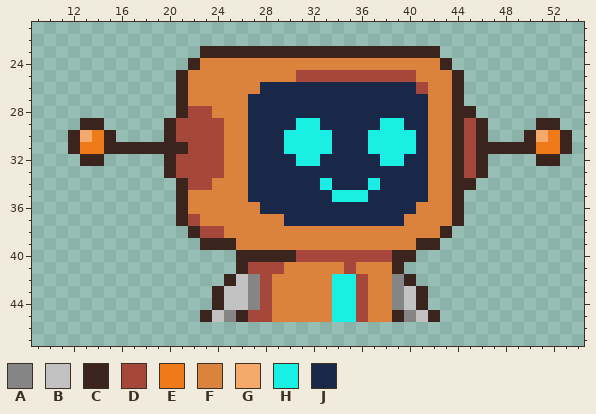
One commit to this pixel-art sprite: P2 - Gruppe 5/Assets/Sprites/Robots/Bots_Portraits/BOTS_Portraits_Sam.png. Above, as it was before the edit.
The file is 64x64 pixels. Shown: x 9..54, y 21..47.
Palette (. is transparent): A #858585  B #c2c2c2  C #3a241d  D #a5483b  E #ef7a1a  F #db823d  G #f5a96b  H #1aefe3  J #192848
Pixels before, first column x 12:
23 ...........CCCCCCCCCCCCCCCCCCCC...........
24 ..........CFFFFFFFFFFFFFFFFFFFFC..........
25 .........CFFFFFFFFFDDDDDDDDDDFFFC.........
26 .........CFFFFFFJJJJJJJJJJJJJDFFC.........
27 .........CFFFFFJJJJJJJJJJJJJJJFFC.........
28 .........CDDFFFJJJJJJJJJJJJJJJFFCC........
29 .CC.....CDDDDFFJJJJHHJJJJJHHJJFFCDC....CC.
30 CGEC....CDDDDFFJJJHHHHJJJHHHHJFFCDC...CGEC
31 CEECCCCCCCDDDFFJJJHHHHJJJHHHHJFFCDCCCCCEEC
32 .CC.....CDDDDFFJJJJHHJJJJJHHJJFFCDC....CC.
33 ........CDDDDFFJJJJJJJJJJJJJJJFFCDC.......
34 .........CDDFFFJJJJJJHJJJHJJJJFFCC........
35 .........CFFFFFJJJJJJJHHHJJJJJFFC.........
36 .........CFFFFFFJJJJJJJJJJJJJFFFC.........
37 .........CDFFFFFFFJJJJJJJJJJFFFFC.........
38 ..........CDDFFFFFFFFFFFFFFFFFFC..........
39 ...........CCCFFFFFFFFFFFFFFFCC...........
40 ..............CCCCCDDDDDDDDCC.............
41 ..............CDDDFFFFFDFFFC..............
42 .............CBADFFFFFHHDFFAC.............
43 ............CBBADFFFFFHHDFFABC............
44 ............CBBADFFFFFHHDFFABC............
45 ...........CBACDDFFFFFHHDFFCABC...........
And afterwards:
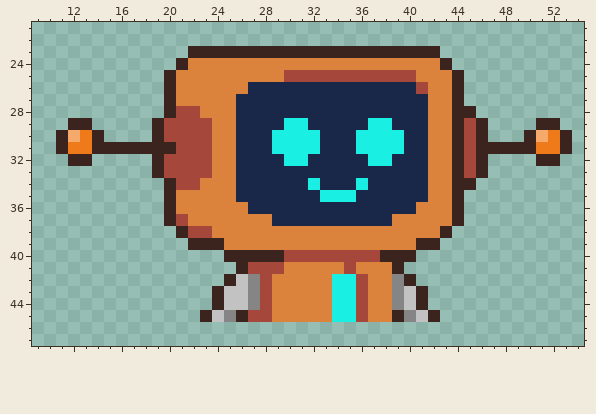
Edits made:
{"y":23,"x":22,"old":".","new":"C"}
{"y":24,"x":21,"old":".C","new":"CF"}
{"y":25,"x":20,"old":".C","new":"CF"}
{"y":25,"x":30,"old":"F","new":"D"}
{"y":26,"x":20,"old":".C","new":"CF"}
{"y":26,"x":27,"old":"F","new":"J"}
{"y":27,"x":20,"old":".C","new":"CF"}
{"y":27,"x":26,"old":"F","new":"J"}
{"y":28,"x":20,"old":".C","new":"CD"}
{"y":28,"x":23,"old":"D","new":"F"}
{"y":28,"x":26,"old":"F","new":"J"}
{"y":29,"x":12,"old":".","new":"C"}
{"y":29,"x":14,"old":"C","new":"."}
{"y":29,"x":19,"old":".C","new":"CD"}
{"y":29,"x":24,"old":"D","new":"F"}
{"y":29,"x":26,"old":"F","new":"J"}
{"y":29,"x":30,"old":"J","new":"H"}
{"y":29,"x":32,"old":"H","new":"J"}
{"y":29,"x":37,"old":"J","new":"H"}
{"y":29,"x":39,"old":"H","new":"J"}
{"y":30,"x":11,"old":".CGEC","new":"CGEC."}
{"y":30,"x":19,"old":".C","new":"CD"}
{"y":30,"x":24,"old":"D","new":"F"}
{"y":30,"x":26,"old":"F","new":"J"}
{"y":30,"x":29,"old":"J","new":"H"}
{"y":30,"x":33,"old":"H","new":"J"}
{"y":30,"x":36,"old":"J","new":"H"}
{"y":30,"x":40,"old":"H","new":"J"}
{"y":31,"x":11,"old":".C","new":"CE"}
{"y":31,"x":14,"old":"E","new":"C"}
{"y":31,"x":21,"old":"C","new":"D"}
{"y":31,"x":24,"old":"D","new":"F"}
{"y":31,"x":26,"old":"F","new":"J"}
{"y":31,"x":29,"old":"J","new":"H"}
{"y":31,"x":33,"old":"H","new":"J"}
{"y":31,"x":36,"old":"J","new":"H"}
{"y":31,"x":40,"old":"H","new":"J"}
{"y":32,"x":12,"old":".","new":"C"}
{"y":32,"x":14,"old":"C","new":"."}
{"y":32,"x":19,"old":".C","new":"CD"}
{"y":32,"x":24,"old":"D","new":"F"}
{"y":32,"x":26,"old":"F","new":"J"}
{"y":32,"x":30,"old":"J","new":"H"}
{"y":32,"x":32,"old":"H","new":"J"}
{"y":32,"x":37,"old":"J","new":"H"}
{"y":32,"x":39,"old":"H","new":"J"}
{"y":33,"x":19,"old":".C","new":"CD"}
{"y":33,"x":24,"old":"D","new":"F"}
{"y":33,"x":26,"old":"F","new":"J"}
{"y":34,"x":20,"old":".C","new":"CD"}
{"y":34,"x":23,"old":"D","new":"F"}
{"y":34,"x":26,"old":"F","new":"J"}
{"y":34,"x":32,"old":"JH","new":"HJ"}
{"y":34,"x":36,"old":"JH","new":"HJ"}
{"y":35,"x":20,"old":".C","new":"CF"}
{"y":35,"x":26,"old":"F","new":"J"}
{"y":35,"x":33,"old":"J","new":"H"}
{"y":35,"x":36,"old":"H","new":"J"}
{"y":36,"x":20,"old":".C","new":"CF"}
{"y":36,"x":27,"old":"F","new":"J"}
{"y":37,"x":20,"old":".CD","new":"CDF"}
{"y":37,"x":29,"old":"F","new":"J"}
{"y":37,"x":39,"old":"J","new":"F"}
{"y":38,"x":21,"old":".C","new":"CD"}
{"y":38,"x":24,"old":"D","new":"F"}
{"y":39,"x":22,"old":".","new":"C"}
{"y":39,"x":25,"old":"C","new":"F"}
{"y":40,"x":25,"old":".","new":"C"}
{"y":40,"x":30,"old":"C","new":"D"}
{"y":40,"x":38,"old":"D","new":"C"}
{"label":"changed","picture_box":[56,46,416,262]}
